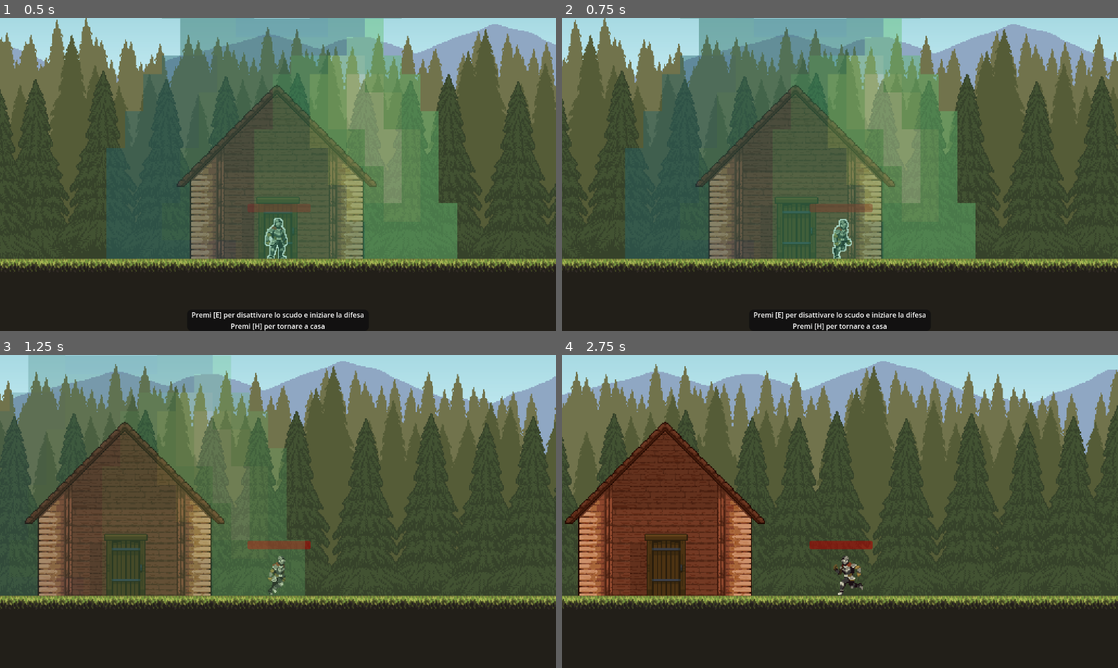
Above: before the commit, frames 1-4 (two rows, left to right).
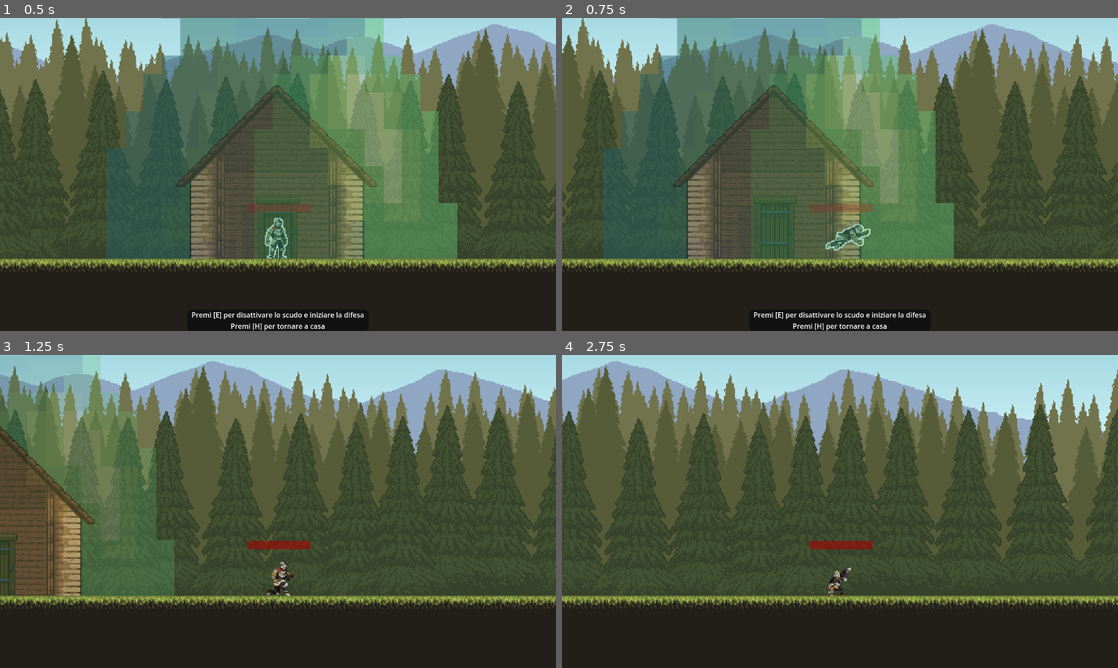
Above: after the commit, the same moments.

Repository: ON1VAS/tesiUni2025
Game: Godot game, scene res://scene/game.tscn
The game is run twice, just before and just after one commit, with the same random seed, the same clock (stepped at 60 frames per second) and the same inputs. The project has no main scene, so this scene is started directly.
Inputs:
- Up to frame 1 (0.5 s): no input
- Up to frame 2 (0.75 s): tap Enter at 0.5 s; hold D (ui_right) from 0.53 s (still down); tap Shift (roll, bound only after the commit) at 0.6 s
- Up to frame 3 (1.25 s): keep holding D (ui_right); tap E (ui_accept) at 0.77 s
- Up to frame 4 (2.75 s): tap K (attackfast) at 1.35 s; tap E (ui_accept) at 1.52 s; tap Shift (roll, bound only after the commit) at 1.55, 2.3 s; release D (ui_right) at 2.03 s; hold A (ui_left) from 2.03 s (still down); tap L (attackpesant) at 2.1 s

Frame 1 is identical in both runs. In frame 2, 31% of the frame differs, in the area x 0-100%, y 0-82%; in frame 3, 40%; in frame 4, 34%.

Commit message:
aggiunta rotolata

Diff:
--- a/project.godot
+++ b/project.godot
@@ -37,7 +37,11 @@
 "deadzone": 0.5,
 "events": [Object(InputEventKey,"resource_local_to_scene":false,"resource_name":"","device":-1,"window_id":0,"alt_press …(192 unchanged characters)…
 , Object(InputEventKey,"resource_local_to_scene":false,"resource_name":"","device":0,"window_id":0,"alt_pressed":false, …(185 unchanged characters)…
-, Object(InputEventKey,"resource_local_to_scene":false,"resource_name":"","device":0,"window_id":0,"alt_pressed":false,"shift_pressed":false,"ctrl_pressed":false,"meta_pressed":false,"pressed":false,"keycode":32,"physical_keycode":0,"key_label":0,"unicode":32,"location":0,"echo":false,"script":null)
+]
+}
+ui_select={
+"deadzone": 0.5,
+"events": [Object(InputEventJoypadButton,"resource_local_to_scene":false,"resource_name":"","device":0,"button_index":3,"pressure":0.0,"pressed":false,"script":null)
 ]
 }
 ui_left={
@@ -87,6 +91,11 @@
 "events": [Object(InputEventKey,"resource_local_to_scene":false,"resource_name":"","device":0,"window_id":0,"alt_presse …(189 unchanged characters)…
 ]
 }
+roll={
+"deadzone": 0.2,
+"events": [Object(InputEventKey,"resource_local_to_scene":false,"resource_name":"","device":-1,"window_id":0,"alt_pressed":false,"shift_pressed":false,"ctrl_pressed":false,"meta_pressed":false,"pressed":false,"keycode":0,"physical_keycode":4194325,"key_label":0,"unicode":0,"location":0,"echo":false,"script":null)
+]
+}
 
 [input_devices]
 
--- a/scene/game.tscn
+++ b/scene/game.tscn
@@ -3410,6 +3410,8 @@
 shape = SubResource("CircleShape2D_ve786")
 
 [node name="hitboxes" type="StaticBody2D" parent="."]
+light_mask = 129
+visibility_layer = 129
 
 [node name="pavimento" type="CollisionShape2D" parent="hitboxes"]
 position = Vector2(1919.5, 186)
--- a/scene/hub_map.tscn
+++ b/scene/hub_map.tscn
@@ -6327,6 +6327,8 @@
 limit_smoothed = true
 
 [node name="StaticBody2D" type="StaticBody2D" parent="."]
+collision_layer = 129
+collision_mask = 129
 
 [node name="CollisionShape2DPlatform" type="CollisionShape2D" parent="StaticBody2D"]
 position = Vector2(380, 422)
--- a/scene/player.tscn
+++ b/scene/player.tscn
@@ -13,6 +13,7 @@
 [ext_resource type="Texture2D" uid="uid://dcpyrbda68rpq" path="res://testures/free_knight/Colour1/NoOutline/120x80_PNGSheets/_Attack2NoMovement.png" id="5_ihjo1"]
 [ext_resource type="Texture2D" uid="uid://dwlhvkjlul70c" path="res://testures/free_knight/Colour1/NoOutline/120x80_PNGSheets/_Death.png" id="6_dk1vr"]
 [ext_resource type="Texture2D" uid="uid://bvub4cikyq5o0" path="res://testures/free_knight/Colour1/NoOutline/120x80_PNGSheets/_Hit.png" id="8_34jf3"]
+[ext_resource type="Texture2D" uid="uid://bjb7ha54rmfp" path="res://testures/free_knight/Colour1/NoOutline/120x80_PNGSheets/_Roll.png" id="13_u7b46"]
 
 [sub_resource type="ShaderMaterial" id="ShaderMaterial_u7b46"]
 shader = ExtResource("2_34jf3")
@@ -215,6 +216,54 @@
 atlas = ExtResource("5_hp4bs")
 region = Rect2(120, 0, 120, 80)
 
+[sub_resource type="AtlasTexture" id="AtlasTexture_q7u3n"]
+atlas = ExtResource("13_u7b46")
+region = Rect2(0, 0, 120, 80)
+
+[sub_resource type="AtlasTexture" id="AtlasTexture_ymct0"]
+atlas = ExtResource("13_u7b46")
+region = Rect2(120, 0, 120, 80)
+
+[sub_resource type="AtlasTexture" id="AtlasTexture_4hm66"]
+atlas = ExtResource("13_u7b46")
+region = Rect2(240, 0, 120, 80)
+
+[sub_resource type="AtlasTexture" id="AtlasTexture_rf2qa"]
+atlas = ExtResource("13_u7b46")
+region = Rect2(360, 0, 120, 80)
+
+[sub_resource type="AtlasTexture" id="AtlasTexture_ko5ao"]
+atlas = ExtResource("13_u7b46")
+region = Rect2(480, 0, 120, 80)
+
+[sub_resource type="AtlasTexture" id="AtlasTexture_w8280"]
+atlas = ExtResource("13_u7b46")
+region = Rect2(600, 0, 120, 80)
+
+[sub_resource type="AtlasTexture" id="AtlasTexture_0fmm8"]
+atlas = ExtResource("13_u7b46")
+region = Rect2(720, 0, 120, 80)
+
+[sub_resource type="AtlasTexture" id="AtlasTexture_5nkdk"]
+atlas = ExtResource("13_u7b46")
+region = Rect2(840, 0, 120, 80)
+
+[sub_resource type="AtlasTexture" id="AtlasTexture_0a317"]
+atlas = ExtResource("13_u7b46")
+region = Rect2(960, 0, 120, 80)
+
+[sub_resource type="AtlasTexture" id="AtlasTexture_ofccr"]
+atlas = ExtResource("13_u7b46")
+region = Rect2(1080, 0, 120, 80)
+
+[sub_resource type="AtlasTexture" id="AtlasTexture_ytl04"]
+atlas = ExtResource("13_u7b46")
+region = Rect2(1200, 0, 120, 80)
+
+[sub_resource type="AtlasTexture" id="AtlasTexture_ec2ns"]
+atlas = ExtResource("13_u7b46")
+region = Rect2(1320, 0, 120, 80)
+
 [sub_resource type="AtlasTexture" id="AtlasTexture_dk1vr"]
 atlas = ExtResource("3_fvtld")
 region = Rect2(0, 0, 120, 80)
@@ -453,6 +502,47 @@
 "loop": true,
 "name": &"jumpfall",
 "speed": 5.0
+}, {
+"frames": [{
+"duration": 1.0,
+"texture": SubResource("AtlasTexture_q7u3n")
+}, {
+"duration": 1.0,
+"texture": SubResource("AtlasTexture_ymct0")
+}, {
+"duration": 1.0,
+"texture": SubResource("AtlasTexture_4hm66")
+}, {
+"duration": 1.0,
+"texture": SubResource("AtlasTexture_rf2qa")
+}, {
+"duration": 1.0,
+"texture": SubResource("AtlasTexture_ko5ao")
+}, {
+"duration": 1.0,
+"texture": SubResource("AtlasTexture_w8280")
+}, {
+"duration": 1.0,
+"texture": SubResource("AtlasTexture_0fmm8")
+}, {
+"duration": 1.0,
+"texture": SubResource("AtlasTexture_5nkdk")
+}, {
+"duration": 1.0,
+"texture": SubResource("AtlasTexture_0a317")
+}, {
+"duration": 1.0,
+"texture": SubResource("AtlasTexture_ofccr")
+}, {
+"duration": 1.0,
+"texture": SubResource("AtlasTexture_ytl04")
+}, {
+"duration": 1.0,
+"texture": SubResource("AtlasTexture_ec2ns")
+}],
+"loop": false,
+"name": &"roll",
+"speed": 18.0
 }, {
 "frames": [{
 "duration": 1.0,
@@ -497,13 +587,17 @@
 size = Vector2(32, 40)
 
 [node name="protagonista" type="CharacterBody2D" groups=["giocatore"]]
+texture_filter = 1
+collision_layer = 129
 script = ExtResource("1_fvtld")
 
 [node name="AnimatedSprite2D" type="AnimatedSprite2D" parent="."]
 texture_filter = 1
 material = SubResource("ShaderMaterial_u7b46")
 sprite_frames = SubResource("SpriteFrames_dk1vr")
-animation = &"run"
+animation = &"roll"
+frame = 11
+frame_progress = 1.0
 offset = Vector2(4, 0)
 
 [node name="CollisionShape2D" type="CollisionShape2D" parent="."]
--- a/script/enemy_spawner.gd
+++ b/script/enemy_spawner.gd
@@ -12,10 +12,10 @@
 func _ready():
 	$Timer.wait_time = spawn_interval #fa il preload dei nemici e li aggiunge all'array
 	#enemies.append(preload("res://scene/ape.tscn"))
-	enemies.append(preload("res://scene/golem.tscn"))
+	#enemies.append(preload("res://scene/golem.tscn"))
 	#enemies.append(preload("res://scene/chinghiale.tscn"))
-	#enemies.append(preload("res://scene/slime.tscn"))
-	#enemies.append(preload("res://scene/golem_pietra.tscn"))
+	enemies.append(preload("res://scene/slime.tscn"))
+	enemies.append(preload("res://scene/golem_pietra.tscn"))
 	#enemies.append(preload("res://provapermodificare/ragno/ragno.tscn"))
 
 func _on_timer_timeout() -> void: #loop che spawna i nemici
--- a/script/player.gd
+++ b/script/player.gd
@@ -6,10 +6,13 @@
 const GRAVITY = 400.0
 const JUMP_FORCE = -200
 const MAX_HEALTH = 100.00
+const ROLL_FORCE = 400
 var currentMaxHealth = MAX_HEALTH
 var health = MAX_HEALTH
 @export var speed = 200
 var facing_direction = 1  # 1 = destra, -1 = sinistra
+var is_rolling = false
+var is_invincible = false
 
 # Configurazione hitbox per ogni animazione perchè se cambio gli sprite urlo, accomodiamo per i prossimi attacchi anche
 var attack_properties = {
@@ -41,6 +44,15 @@
 	# Movimento e gravità
 	velocity.y += delta * GRAVITY
 
+	if is_rolling:
+		is_invincible = true
+	else:
+		is_invincible = false
+
+	if is_rolling:
+		move_and_slide()
+		return
+
 	# Input movimento
 	if Input.is_action_pressed("ui_left"):
 		velocity.x = -speed
@@ -58,6 +70,13 @@
 	# Salto
 	if Input.is_action_just_pressed("ui_up") and is_on_floor():
 		velocity.y = JUMP_FORCE
+
+	if Input.is_action_just_pressed("roll") and is_on_floor():
+		is_rolling = true
+		$AnimatedSprite2D.play("roll")
+		velocity.x = ROLL_FORCE * facing_direction
+		await $AnimatedSprite2D.animation_finished
+		velocity.x = 0
 
 	# Attacchi (solo se non sta già eseguendo un'animazione di attacco)
 	if $AnimatedSprite2D.animation not in attack_properties.keys():
@@ -79,6 +98,7 @@
 	if facing_direction<0:
 		$SwordHitbox.position.x = 65 * facing_direction  # 65 va esattamete dall'altra parte
 		$CollisionShape2D.position.x = facing_direction + 10
+
 	else:
 		$SwordHitbox.position.x = 10 * facing_direction  # co 10 sta giusto davanti al cavaliere
 		$CollisionShape2D.position.x = facing_direction
@@ -89,6 +109,8 @@
 	var health_perc = 0.5 + ((health / currentMaxHealth)/2 ) #il giocatore cambia dimensione in base a quanta vita ha
 
 func Damage (dam): #la vita diminuisce di un certo dam
+	if is_invincible:
+		return
 	health-= dam #fa diminuire la vita in base a quanto danno prendi
 	SetHealthBar() #aggiorna la healthbar in "tempo reale"
 	if health <= 0: #pe capire se funziona, qua po se deve fa la roba dell acrepaggine
@@ -107,6 +129,11 @@
 	if $AnimatedSprite2D.animation in attack_properties.keys():
 		sword_hitbox.disabled = true #Non mi serve più tenerla attiva
 		$AnimatedSprite2D.play("idle")
+	elif $AnimatedSprite2D.animation == "roll":
+		is_rolling = false
+		$AnimatedSprite2D.play("idle")
+
+
 
 
 func _on_hitbox_timer_timeout() -> void:
Not shown: 1 places in scene/player.tscn that only renumber resources
